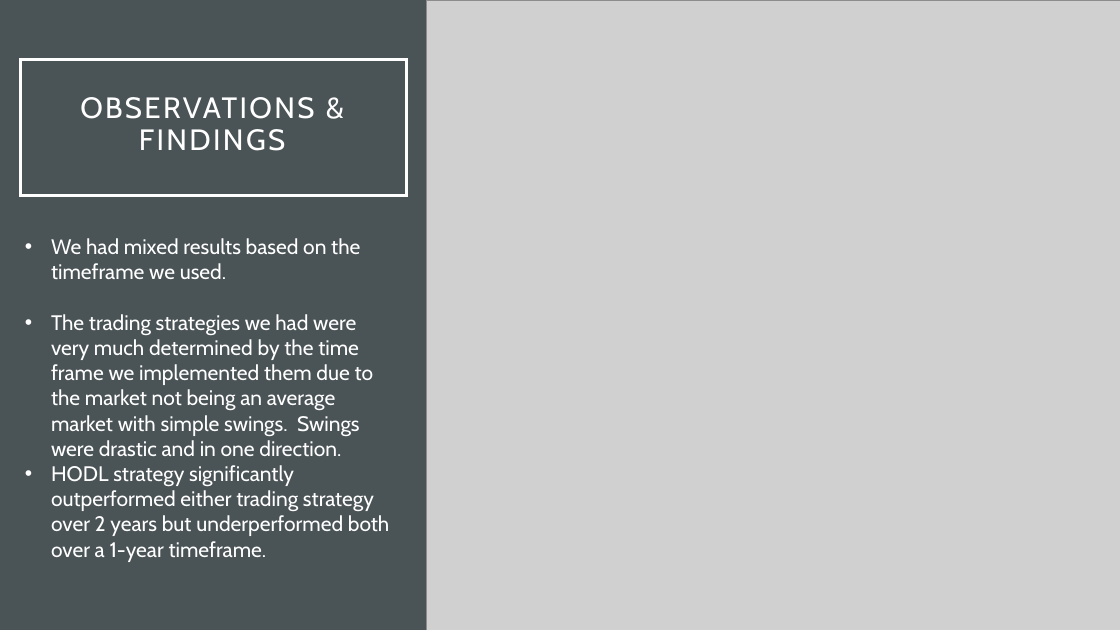
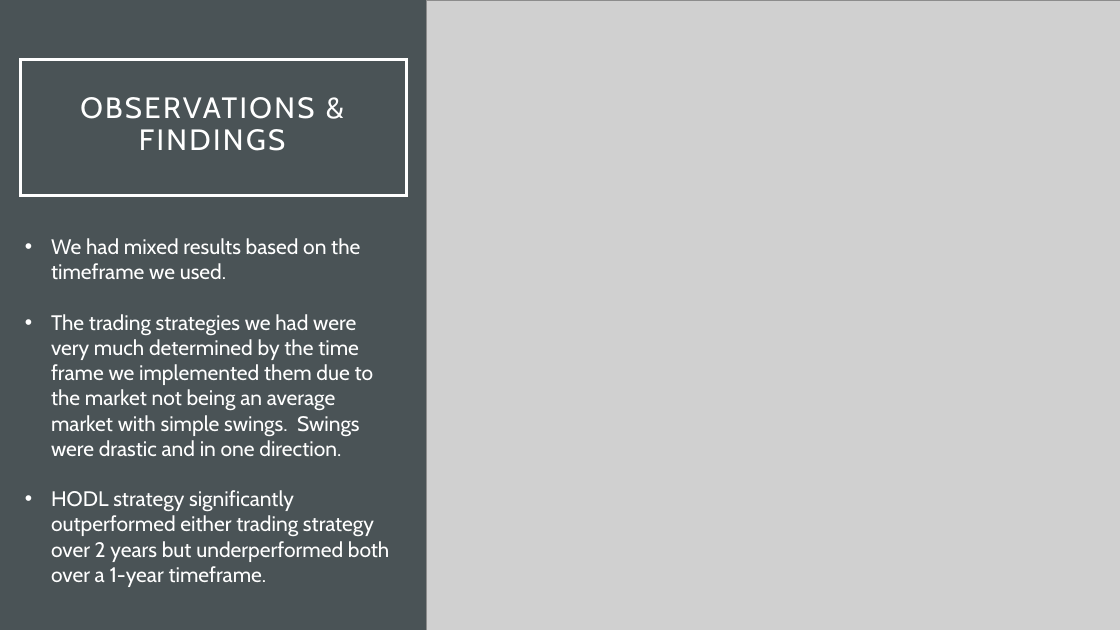
Before and after one commit to Alacrity01/sentiment-trading, a slide deck: slide 8 of Sentiment_Trading.pptx. Drawn at 1120x630 pixels with LibreOffice and Linux fonts; fonts in the diff are those of the drawing; grey boxes stand for pictures. Boxes give left, top, right and bottom in pixels: in the first picture for what was removed or moved away, otherwise in the second. Text is boxed around its words. In the diff, an @@ line names an element or a change of style, - is before the commit and + after.

```diff
--- a/Sentiment_Trading.pptx
+++ b/Sentiment_Trading.pptx
@@ text "We had mixed results based ..." rewrapped from bbox=[51, 238, 389, 562] to bbox=[51, 238, 389, 587] @@
```
Also in this commit, not shown: 3 other slides changed.
